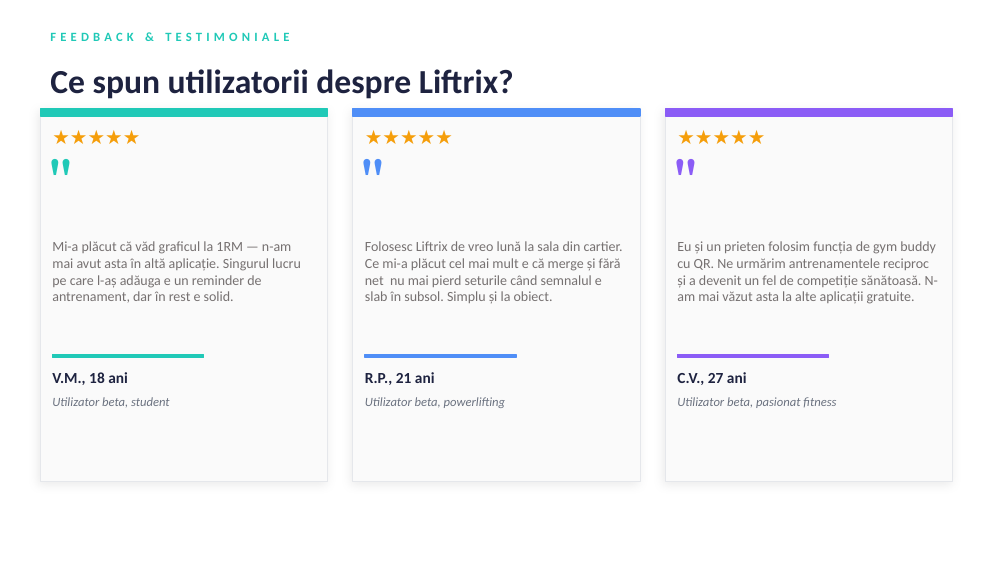
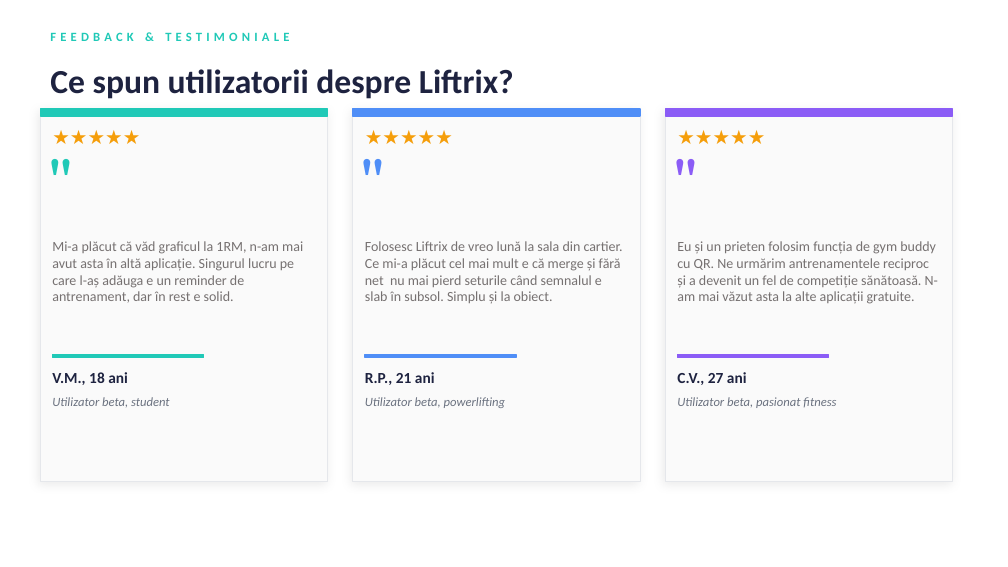
Before and after one commit to Valentin5643/LiftrixApp, a slide deck: slide 11 of 00_InfoEducatie_2026/Liftrix_InfoEducatie_2026.pptx. Drawn at 1008x567 pixels with LibreOffice and Linux fonts; fonts in the diff are those of the drawing. Boxes give left, top, right and bottom in pixels: in the first picture for what was removed or moved away, otherwise in the second. Text is boxed around its words. In the diff, an @@ line names an element or a change of style, - is before the commit and + after.

```diff
--- a/00_InfoEducatie_2026/Liftrix_InfoEducatie_2026.pptx
+++ b/00_InfoEducatie_2026/Liftrix_InfoEducatie_2026.pptx
@@ text at (52, 241, 303, 302): text changed @@
-Mi-a plăcut că văd graficul la 1RM — n-am mai avut asta în altă aplicație. Singurul lucru pe care l-aș adăuga e un reminder de antrenament, dar în rest e solid.
+Mi-a plăcut că văd graficul la 1RM, n-am mai avut asta în altă aplicație. Singurul lucru pe care l-aș adăuga e un reminder de antrenament, dar în rest e solid.
```
Also in this commit, not shown: 2 other slides changed, 47 other files.
